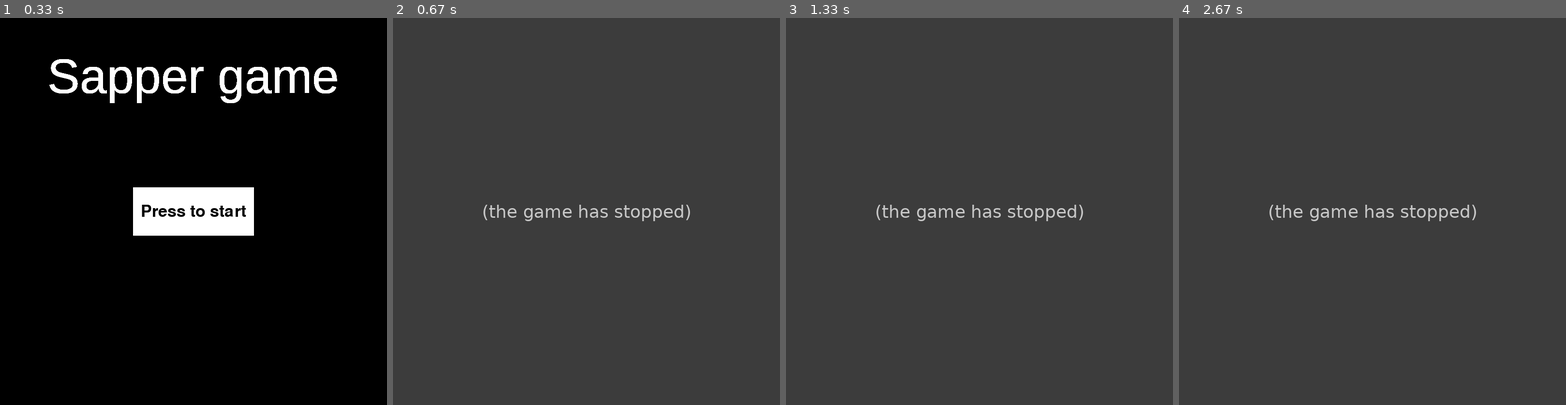
Above: before the commit, frames 1-4 (left to right).
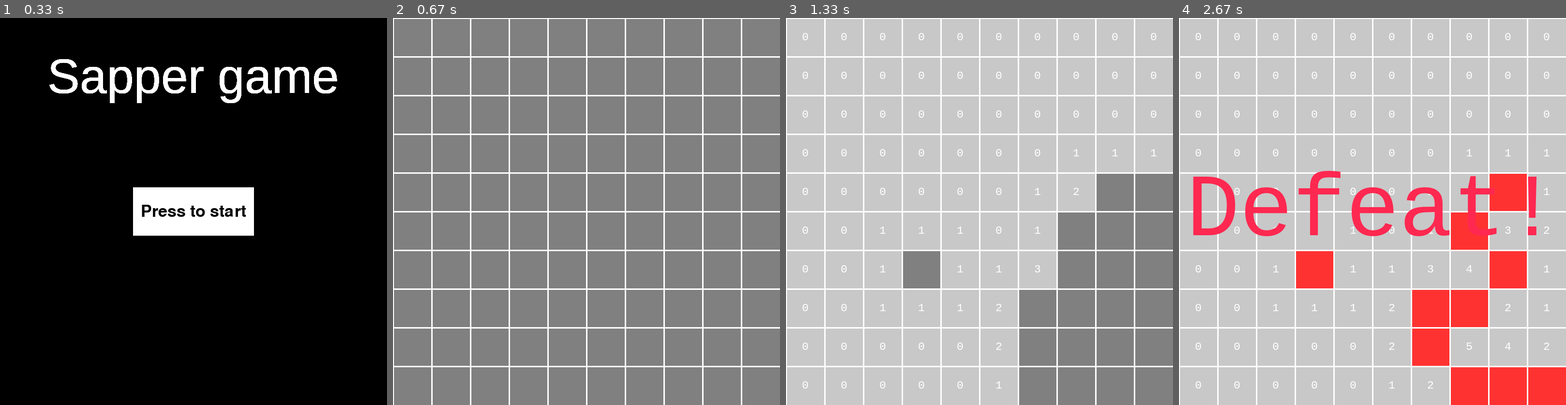
Above: after the commit, the same moments.

Repository: Ismaxis/Pygame-Sapper
Game: pygame game, started from main.py
Same seed, same stepped clock (60 frames per second), same inputs: the game is played once before the commit and once after it.
Inputs (mouse positions are in pixels of both pictures, inside the frame that each line leads up to):
- Up to frame 1 (0.33 s): no input
- Up to frame 2 (0.67 s): click (586, 211) at 0.38 s
- Up to frame 3 (1.33 s): click (859, 153) at 0.72 s; click (1025, 246) at 1.05 s
- Up to frame 4 (2.67 s): right-click (1372, 257) at 1.38 s; click (1519, 358) at 1.72 s; click (1507, 312) at 2.05 s; click (1492, 203) at 2.38 s

Frame 1 is identical in both runs. In frame 2, 100% of the frame differs, in the area x 0-100%, y 0-100%; in frame 3, 100%; in frame 4, 100%.
Error before the commit: TypeError: Mine_field.__init__() takes 2 positional arguments but 4 were given (main.py line...; the game stopped at 0.4 s (later frames are placeholders)

Commit message:
MVC done

Diff:
--- a/fill.py
+++ b/fill.py
@@ -1,13 +1,18 @@
+import variables
+
+GRID_SIZE = variables.GRID_SIZE
+
+
 def fill(field, cur_cage):
-    cur_cage.opened = True
+    cur_cage.update(True, False)
 
     x = cur_cage.pos[0]
     y = cur_cage.pos[1]
 
     for i in range(-1, 2):
         for j in range(-1, 2):
-            if 0 <= x + i < field.grid_size and 0 <= y + j < field.grid_size and (i != 0 or j != 0):
+            if 0 <= x + i < GRID_SIZE and 0 <= y + j < GRID_SIZE and (i != 0 or j != 0):
                 if not field.field[x + i][y + j].opened and not field.field[x + i][y + j].defused and field.field[x + i][y + j].hint == 0:
                     fill(field, field.field[x + i][y + j])
                 if not field.field[x + i][y + j].opened and not field.field[x + i][y + j].defused and field.field[x + i][y + j].hint != 0:
-                    field.field[x + i][y + j].opened = True
+                    field.field[x + i][y + j].update(True, False)
--- a/game.py
+++ b/game.py
@@ -5,7 +5,6 @@
 pg.font.init()
 
 
-HINT_FONT = pg.font.SysFont("consolas", 25)
 WIN = variables.WIN
 WIN_SIZE = variables.WIN_SIZE
 GRID_SIZE = variables.GRID_SIZE
@@ -15,6 +14,11 @@
 
 class Cage:
     flag = variables.flag
+    hint_font = pg.font.SysFont("consolas", 25)
+
+    close_color = (128, 128, 128)
+    open_color = (200, 200, 200)
+    mine_color = (255, 50, 50)
 
     def __init__(self, pos):
         self.pos = pos
@@ -22,34 +26,19 @@
         self.hint = 0
         self.opened = False
         self.defused = False
+        self.rect = (SIDE_SIZE * self.pos[0],
+                     SIDE_SIZE * self.pos[1], SIDE_SIZE, SIDE_SIZE)
+        self.color = self.close_color
 
-    def draw(self):
-        rect = (SIDE_SIZE * self.pos[0],
-                SIDE_SIZE * self.pos[1], SIDE_SIZE, SIDE_SIZE)
+    def update(self, open, defuse):
+        self.opened = open
+        self.defused = defuse
 
-        # defusion
-        if self.defused:
-            if self.opened and self.is_mine:
-                color = (200, 50, 50)
-                pg.draw.rect(WIN, color, rect)
-            WIN.blit(self.flag, (rect[0], rect[1]))
-            return
+        if open and not self.is_mine:
+            self.color = self.mine_color
 
-        # color definition
-        color = (128, 128, 128)
-        if self.is_mine and self.opened:
-            color = (255, 50, 50)
-        if self.opened and not self.is_mine:
-            color = (200, 200, 200)
-
-        pg.draw.rect(WIN, color, rect)
-
-        # hint
-        if self.opened and not self.is_mine:
-            hint_label = HINT_FONT.render(
-                f'{self.hint}', True, (255, 255, 255))
-            WIN.blit(
-                hint_label, (rect[0] + (SIDE_SIZE - hint_label.get_width())/2, rect[1] + (SIDE_SIZE - hint_label.get_height())/2))
+        elif open:
+            self.color = self.open_color
 
 
 class Mine_field:
@@ -61,7 +50,7 @@
         for i in range(GRID_SIZE):
             self.field.append([])
             for j in range(GRID_SIZE):
-                self.field[i].append(Cage((i, j), SIDE_SIZE))
+                self.field[i].append(Cage((i, j)))
 
         # placing mines
         for _ in range(mines_amount):
@@ -78,82 +67,64 @@
                 else:
                     continue
 
-    def draw(self):
-        # draw rects
-        for line in self.field:
-            for cage in line:
-                cage.draw()
+    def update(self, x, y, button):
+        if button == 1:
+            if not self.field[x][y].opened and not self.field[x][y].defused and self.field[x][y].hint == 0:
+                fill(self, self.field[x][y])
 
-        # draw lines
-        for i in range(GRID_SIZE):
-            pg.draw.line(WIN, (255, 255, 255),
-                         (0, i * SIDE_SIZE), (WIN_SIZE[1], i * SIDE_SIZE), 3)
-            pg.draw.line(WIN, (255, 255, 255),
-                         (i * SIDE_SIZE, 0), (i * SIDE_SIZE, WIN_SIZE[1]), 3)
+            elif not self.field[x][y].defused:
+                self.field[x][y].update(True, False)
+
+        elif button == 3:
+            if not self.field[x][y].defused:
+                self.defuse_amount += 1
+
+                if self.defuse_amount <= MINES_AMOUNT and not self.field[x][y].opened:
+                    self.field[x][y].update(False, True)
+                else:
+                    self.defuse_amount -= 1
+                    # place for message what amount of defusions is maximum
+
+            elif self.field[x][y].defused:
+                self.defuse_amount -= 1
+                self.field[x][y].update(False, False)
+
+
+class Game:
+    def __init__(self, mines_amount):
+        self.mine_field = Mine_field(mines_amount)
+        self.result = 0
+        self.victory_label = None
 
     def update(self, x, y, button):
-        pass
+        self.mine_field.update(x, y, button)
+        if button == 1:
+            self.defeat_check(x, y)
+        elif button == 3:
+            self.victory_check()
 
-    def open(self, mouse_pos):
+    def defeat_check(self, x, y):
+        if self.mine_field.field[x][y].is_mine and not self.mine_field.field[x][y].defused:
+            self.result = -1
 
-        if not self.field[x][y].opened and not self.field[x][y].defused and self.field[x][y].hint == 0:
-            fill(self, self.field[x][y])
-
-        elif not self.field[x][y].defused:
-            self.field[x][y].opened = True
-
-    def defuse(self, mouse_pos):
-        x = int(mouse_pos[0]//SIDE_SIZE)
-        y = int(mouse_pos[1]//SIDE_SIZE)
-
-        if not self.field[x][y].defused:
-            self.defuse_amount += 1
-
-            if self.defuse_amount <= self.mines_amount and not self.field[x][y].opened:
-                self.field[x][y].defused = True
-            else:
-                self.defuse_amount -= 1
-                # place for message what amount of defusions is maximum
-
-        elif self.field[x][y].defused:
-            self.defuse_amount -= 1
-            self.field[x][y].defused = False
-
-    def defeat_check(self, mouse_pos, field):
-        x = int(mouse_pos[0]//SIDE_SIZE)
-        y = int(mouse_pos[1]//SIDE_SIZE)
-
-        if self.field[x][y].is_mine and not self.field[x][y].defused:
-            victory_label = pg.font.SysFont(
+            self.victory_label = pg.font.SysFont(
                 "consolas", 200).render("Defeat!", True, (255, 40, 80))
 
-            for line in field.field:
+            for line in self.mine_field.field:
                 for cage in line:
                     cage.opened = True
 
-            field.draw(WIN_SIZE[1])
-            WIN.blit(victory_label, ((WIN_SIZE[0] - victory_label.get_width())/2,
-                                     (WIN_SIZE[1] - victory_label.get_height())/2))
-
-            pg.display.update()
-
-    def victory_check(self, field):
-        victory = True
-        for line in field.field:
+    def victory_check(self):
+        for line in self.mine_field.field:
             for cage in line:
                 if cage.is_mine and not cage.defused:
-                    victory = False
+                    return
 
-        if victory:
-            victory_label = pg.font.SysFont(
-                "consolas", 200).render("Win!", True, (40, 255, 80))
+        self.result = 1
 
-            for line in field.field:
-                for cage in line:
-                    cage.opened = True
+        self.victory_label = pg.font.SysFont(
+            "consolas", 200).render("Win!", True, (40, 255, 80))
 
-            field.draw()
-            WIN.blit(victory_label, ((WIN_SIZE[0] - victory_label.get_width())/2,
-                                     (WIN_SIZE[1] - victory_label.get_height())/2))
-
-            pg.display.update()
+        for line in self.mine_field.field:
+            for cage in line:
+                cage.opened = True
--- a/main.py
+++ b/main.py
@@ -5,6 +5,7 @@
 import view
 import variables
 
+WIN = variables.WIN
 WIN_SIZE = variables.WIN_SIZE
 GRID_SIZE = variables.GRID_SIZE
 MINES_AMOUNT = variables.MINES_AMOUNT
@@ -42,9 +43,12 @@
     menu_view.update(start_menu)
     mouse_pressed = False
 
+del start_menu
+del menu_view
+
 # Game
-field = game.Mine_field(GRID_SIZE, MINES_AMOUNT, WIN_SIZE[1])
-game_end = False
+sapper_game = game.Game(MINES_AMOUNT)
+game_view = view.Field_view()
 while True:
     for event in pg.event.get():
         if event.type == pg.QUIT:
@@ -57,23 +61,26 @@
                 x = int(mouse_pos[0]//SIDE_SIZE)
                 y = int(mouse_pos[1]//SIDE_SIZE)
 
-                field.update(x, y, event.button)
-                field.defeat_check(mouse_pos, field)
+                sapper_game.update(x, y, event.button)
 
             elif event.type == pg.MOUSEBUTTONDOWN and event.button == 3:
                 x = int(mouse_pos[0]//SIDE_SIZE)
                 y = int(mouse_pos[1]//SIDE_SIZE)
 
-                field.update(x, y, event.button)
+                sapper_game.update(x, y, event.button)
 
-    field.victory_check(field)
+    if sapper_game.result != 0:
+        game_view.update(sapper_game.mine_field)
+        WIN.blit(sapper_game.victory_label, ((WIN_SIZE[0] - sapper_game.victory_label.get_width())/2,
+                                             (WIN_SIZE[1] - sapper_game.victory_label.get_height())/2))
 
-    if game_end:
+        pg.display.update()
+
         while True:
             for event in pg.event.get():
                 if event.type == pg.QUIT:
                     pg.quit()
                     quit()
 
-    field.draw(WIN_SIZE[1])
+    game_view.update(sapper_game.mine_field)
     pg.display.update()
--- a/variables.py
+++ b/variables.py
@@ -5,8 +5,8 @@
 pg.display.set_caption("Sapper")
 
 
-GRID_SIZE = 20
-MINES_AMOUNT = 30
+GRID_SIZE = 10
+MINES_AMOUNT = 10
 SIDE_SIZE = int(WIN_SIZE[1] // GRID_SIZE)
 flag = pg.transform.scale(pg.image.load(os.path.join(
     "images", "flag.png")), (SIDE_SIZE, SIDE_SIZE))
--- a/view.py
+++ b/view.py
@@ -4,6 +4,8 @@
 
 WIN = variables.WIN
 WIN_SIZE = variables.WIN_SIZE
+GRID_SIZE = variables.GRID_SIZE
+SIDE_SIZE = variables.SIDE_SIZE
 
 
 class Menu_view:
@@ -13,9 +15,54 @@
 
         pg.display.update()
 
-    def draw_banner(self, banner):
+    @staticmethod
+    def draw_banner(banner):
         WIN.blit(banner.label, banner.pos)
 
-    def draw_button(self, button):
+    @staticmethod
+    def draw_button(button):
         pg.draw.rect(WIN, button.color[button.status], button.rect)
         WIN.blit(button.label, button.label_pos)
+
+
+class Field_view:
+    def update(self, field):
+        # draw rects
+        for line in field.field:
+            for cage in line:
+                self.draw_cage(cage)
+
+        # draw lines
+        for i in range(GRID_SIZE):
+            pg.draw.line(WIN, (255, 255, 255),
+                         (0, i * SIDE_SIZE), (WIN_SIZE[1], i * SIDE_SIZE), 3)
+            pg.draw.line(WIN, (255, 255, 255),
+                         (i * SIDE_SIZE, 0), (i * SIDE_SIZE, WIN_SIZE[1]), 3)
+
+        pg.display.update()
+
+    @staticmethod
+    def draw_cage(cage):
+        # defusion
+        if cage.defused:
+            if cage.opened and cage.is_mine:
+                color = (200, 50, 50)
+                pg.draw.rect(WIN, color, cage.rect)
+            WIN.blit(cage.flag, (cage.rect[0], cage.rect[1]))
+            return
+
+        # color definition
+        color = (128, 128, 128)
+        if cage.is_mine and cage.opened:
+            color = (255, 50, 50)
+        if cage.opened and not cage.is_mine:
+            color = (200, 200, 200)
+
+        pg.draw.rect(WIN, color, cage.rect)
+
+        # hint
+        if cage.opened and not cage.is_mine:
+            hint_label = cage.hint_font.render(
+                f'{cage.hint}', True, (255, 255, 255))
+            WIN.blit(
+                hint_label, (cage.rect[0] + (SIDE_SIZE - hint_label.get_width())/2, cage.rect[1] + (SIDE_SIZE - hint_label.get_height())/2))
